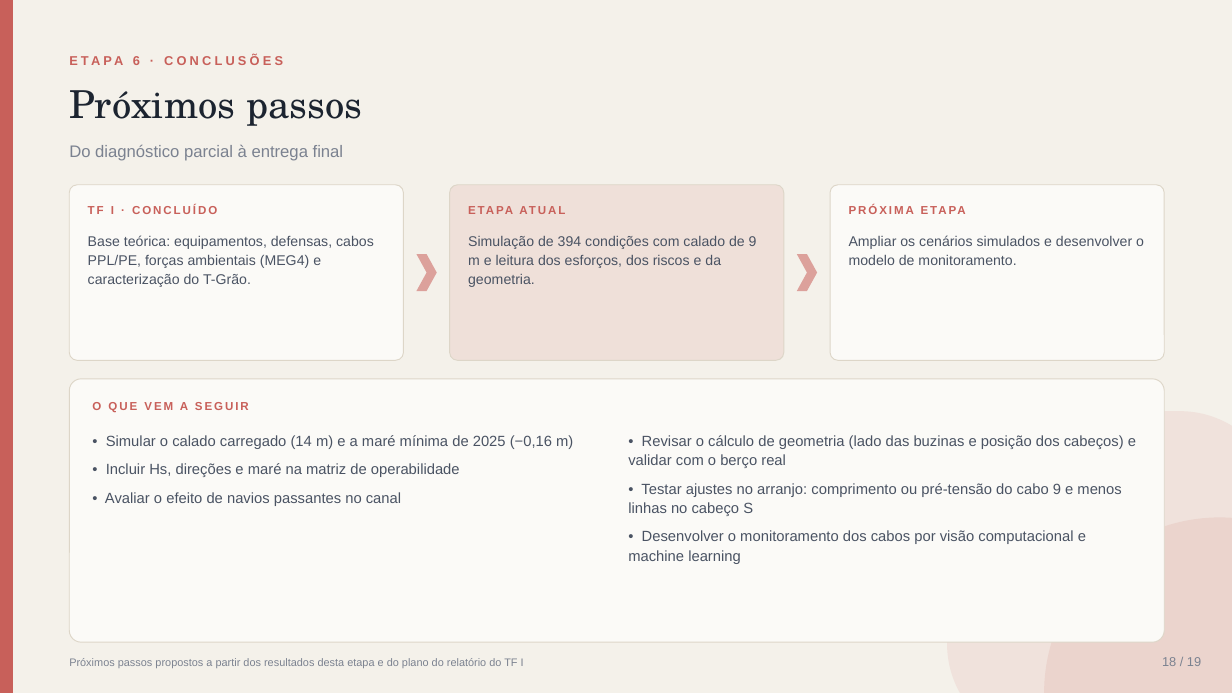
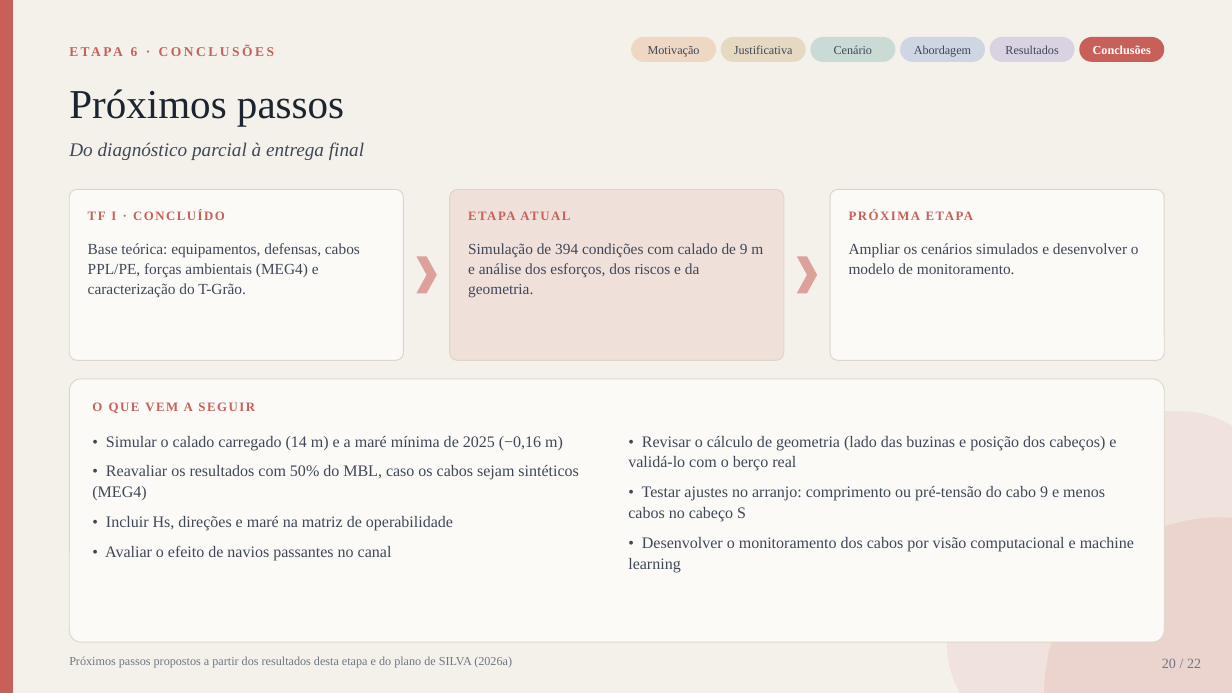
Before and after one commit to gustavogsilvaa/Apresentacao-Kiro, a slide deck: slide 20 of amarracao_v3/Apresentacao_TF_Amarracao_parcial.pptx (slide 18 before the commit). Drawn at 1232x693 pixels with LibreOffice and Linux fonts; fonts in the diff are those of the drawing. Boxes give left, top, right and bottom in pixels: in the first picture for what was removed or moved away, otherwise in the second. Text is boxed around its words. In the diff, an @@ line names an element or a change of style, - is before the commit and + after.

Commit message:
Aplica Times New Roman, melhora o fluxo de leitura e adiciona maré, layout do Panamax e referências

```diff
--- a/amarracao_v3/Apresentacao_TF_Amarracao_parcial.pptx
+++ b/amarracao_v3/Apresentacao_TF_Amarracao_parcial.pptx
@@ text "ETAPA 6 · CONCLUSÕES": place and size @@
-text "ETAPA 6 · CONCLUSÕES" at bbox=[133, 56, 140, 65]
+text "ETAPA 6 · CONCLUSÕES" at bbox=[131, 47, 138, 56]
@@ text "ETAPA 6 · CONCLUSÕES" at bbox=[131, 47, 138, 56]: size 10 to 10.5 pt, font Arial to Times New Roman, letter spacing 2.5 to 2 pt; line spacing 1.1 to 1.08 @@
@@ rounded rectangle added at bbox=[631, 37, 716, 62], fill #EED8C4 @@
@@ text added at bbox=[648, 46, 700, 56], 9.5 pt, text #3F4757 @@
+Motivação
@@ rounded rectangle added at bbox=[721, 37, 806, 62], fill #E5DAC1 @@
@@ text added at bbox=[734, 45, 793, 54], 9.5 pt, text #3F4757 @@
+Justificativa
@@ rounded rectangle added at bbox=[811, 37, 896, 62], fill #C9DBD4 @@
@@ text added at bbox=[834, 45, 872, 54], 9.5 pt, text #3F4757 @@
+Cenário
@@ rounded rectangle added at bbox=[900, 37, 985, 62], fill #CFD6E3 @@
@@ text added at bbox=[914, 45, 971, 56], 9.5 pt, text #3F4757 @@
+Abordagem
@@ rounded rectangle added at bbox=[990, 37, 1075, 62], fill #D9D2E1 @@
@@ text added at bbox=[1005, 45, 1058, 54], 9.5 pt, text #3F4757 @@
+Resultados
@@ rounded rectangle added at bbox=[1080, 37, 1165, 62], fill #C8605A @@
@@ text added at bbox=[1093, 45, 1151, 54], 9.5 pt, text #FFFFFF, bold @@
+Conclusões
@@ text "Próximos passos" at bbox=[69, 89, 344, 126]: size 30 to 32 pt, font TeX Gyre Schola to Times New Roman; line spacing 1.1 to 1.08 @@
@@ text "Do diagnóstico parcial à entrega ..." at bbox=[69, 142, 364, 160]: size 13 to 15 pt, font Arial to Times New Roman, text colour #7B8290 to #3F4757, italic on; line spacing 1.1 to 1.08 @@
@@ rounded rectangle: place and size @@
-rounded rectangle at bbox=[69, 185, 404, 360]
+rounded rectangle at bbox=[69, 189, 404, 360]
@@ rounded rectangle: place and size @@
-rounded rectangle at bbox=[450, 185, 785, 360]
+rounded rectangle at bbox=[450, 189, 785, 360]
@@ rounded rectangle: place and size @@
-rounded rectangle at bbox=[830, 185, 1165, 360]
+rounded rectangle at bbox=[830, 189, 1165, 360]
@@ size 9 to 10 pt, font Arial to Times New Roman, letter spacing 1.5 to 1.2 pt; line spacing 1.1 to 1.08 in 4 elements at bbox=[92, 402, 255, 413], bbox=[88, 210, 225, 220], bbox=[469, 206, 766, 229], bbox=[848, 206, 1146, 229] @@
@@ text "Base teórica: equipamentos, defensas, cabos ...": place and size @@
-text "Base teórica: equipamentos, defensas, cabos ..." at bbox=[88, 235, 374, 287]
+text "Base teórica: equipamentos, defensas, cabos ..." at bbox=[88, 243, 360, 297]
@@ text "Base teórica: equipamentos, defensas, cabos ..." at bbox=[88, 243, 360, 297]: size 11 to 12 pt, font Arial to Times New Roman, text colour #4A5363 to #3F4757; line spacing 1.1 to 1.08 @@
@@ text "Ampliar os cenários simulados e ..." at bbox=[849, 243, 1139, 274]: size 11 to 12 pt, font Arial to Times New Roman, text colour #4A5363 to #3F4757; line spacing 1.1 to 1.08 @@
@@ text "Ampliar os cenários simulados e ...": place and size @@
-text "Ampliar os cenários simulados e ..." at bbox=[849, 235, 1144, 265]
+text "Ampliar os cenários simulados e ..." at bbox=[849, 243, 1139, 274]
@@ text at bbox=[468, 243, 763, 297]: text changed; size 11 to 12 pt; font Arial to Times New Roman; text colour #4A5363 to #3F4757 @@
-Simulação de 394 condições com calado de 9 m e leitura dos esforços, dos riscos e da geometria.
+Simulação de 394 condições com calado de 9 m e análise dos esforços, dos riscos e da geometria.
@@ text at bbox=[105, 436, 563, 561]: size 11.5 to 12.5 pt, font Arial to Times New Roman, text colour #4A5363 to #3F4757 in "• Simular o calado carregado (14 m) ...", "• Incluir Hs, direções e maré na ...", "• Avaliar o efeito de navios passantes ..."; line spacing 1.1 to 1.08 @@
@@ text at bbox=[628, 436, 1116, 522]: text changed; size 11.5 to 12.5 pt; font Arial to Times New Roman; text colour #4A5363 to #3F4757 @@
-• Revisar o cálculo de geometria (lado das buzinas e posição dos cabeços) e validar com o berço real
-• Testar ajustes no arranjo: comprimento ou pré-tensão do cabo 9 e menos linhas no cabeço S
+• Revisar o cálculo de geometria (lado das buzinas e posição dos cabeços) e validá-lo com o berço real
+• Testar ajustes no arranjo: comprimento ou pré-tensão do cabo 9 e menos cabos no cabeço S
@@ text at bbox=[92, 465, 578, 500]: paragraph added @@
+• Reavaliar os resultados com 50% do MBL, caso os cabos sejam sintéticos (MEG4)
@@ text at bbox=[628, 537, 1134, 573]: size 11.5 to 12.5 pt, font Arial to Times New Roman, text colour #4A5363 to #3F4757 in "• Desenvolver o monitoramento dos cabos por ..."; line spacing 1.1 to 1.08 @@
@@ text at bbox=[69, 656, 512, 668]: text changed; size 8.5 to 9.5 pt; font Arial to Times New Roman; text colour #7B8290 to #6F7684 @@
-Próximos passos propostos a partir dos resultados desta etapa e do plano do relatório do TF I
+Próximos passos propostos a partir dos resultados desta etapa e do plano de SILVA (2026a)
@@ text at bbox=[1162, 658, 1201, 668]: text changed; size 10 to 11 pt; font Arial to Times New Roman; text colour #7B8290 to #6F7684 @@
-18 / 19
+20 / 22
```
Also in this commit, not shown: 18 other slides changed, 3 slides added, 11 other files.
